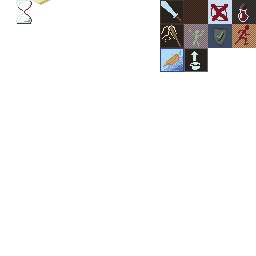
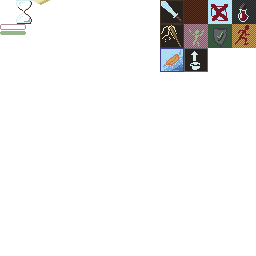
Layered file, before and after one edit (256×256). Changes by layer:
painted on "hud.png" over (0, 24, 26, 35)
